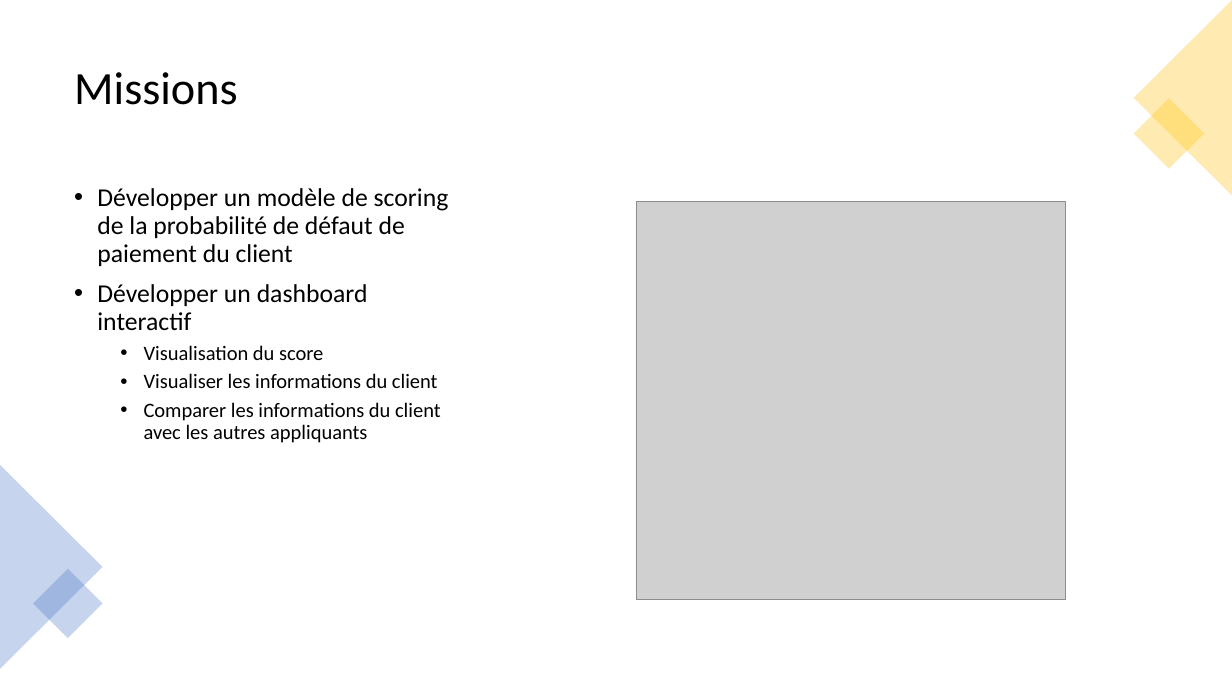
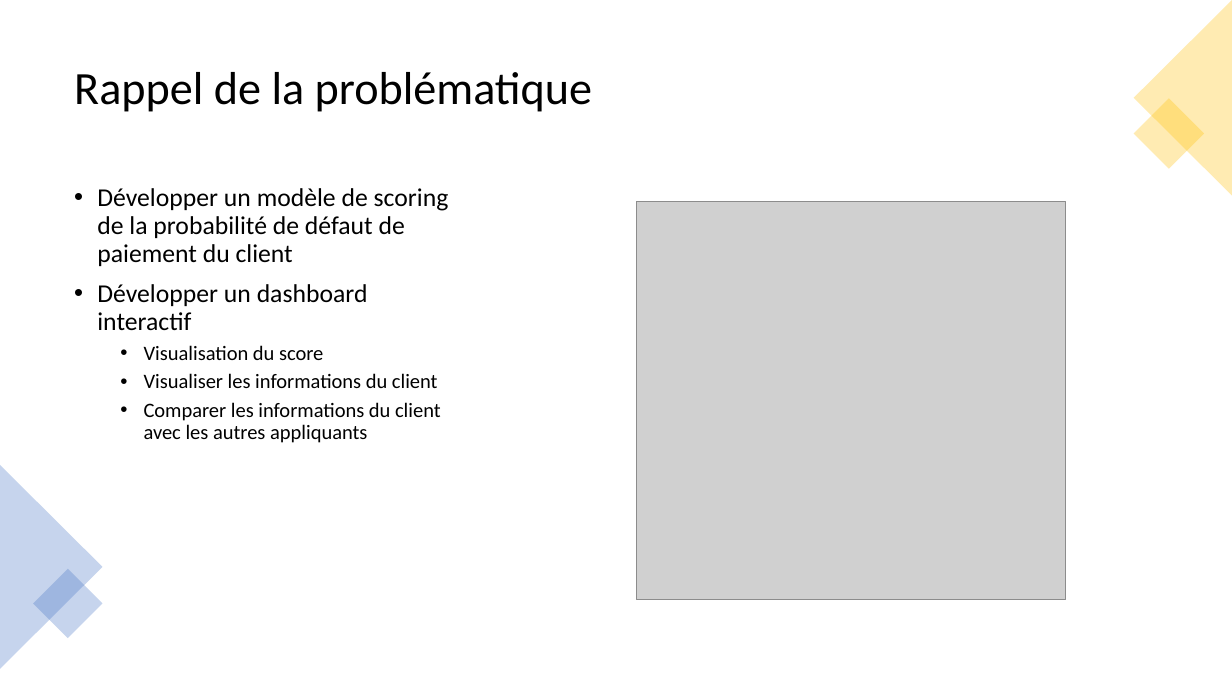
Before and after one commit to Blisk11/project_7, a slide deck: slide 3 of documents/P7_03_présentation.pptx. Drawn at 1232x693 pixels with LibreOffice and Linux fonts; fonts in the diff are those of the drawing; grey boxes stand for pictures. Boxes give left, top, right and bottom in pixels: in the first picture for what was removed or moved away, otherwise in the second. Text is boxed around its words. In the diff, an @@ line names an element or a change of style, - is before the commit and + after.

```diff
--- a/documents/P7_03_présentation.pptx
+++ b/documents/P7_03_présentation.pptx
@@ title at [74, 72, 592, 112]: text changed @@
-Missions
+Rappel de la problématique
```
Also in this commit, not shown: 2 other slides changed, 1 slide added, 6 other files.
